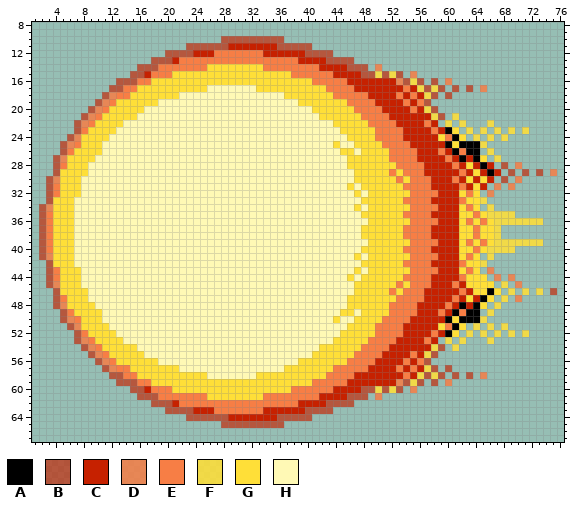
Sprite sheet -- android/assets/sprites/vegeta/ballVegeta.png. Above, as it was before the edit.
The file is 77x82 pixels. Shown: x 1..76, y 8..67.
Palette (. is transparent): A #000000  B #c62100a7  C #c62100  D #f67d44d7  E #f77e45  F #fede38df  G #ffdf38  H #fff9b5
Pixels before, first column x 2:
10 ..........................BBBBBBBBB.......................................
11 .....................BBBBBBCCCCCCCBBBBB...................................
12 ..................BBBBCCCEEEEEEECCCCCCBBBB................................
13 ................BBBCEEEEEEEEEEEEEEEEECCCCBBBB.............................
14 ..............BBBEEEEEEEGGGGGGGGEEEEEEEECCCCBBB.D.........................
15 .............BBCEEEGGGGGGGGGGGGGGGGGEEEEEECCCCBBFBFB.D....................
16 ...........BBBEEGGGGGGGGGGGGGGGGGGGGGGGEEEEECCCCCCCDBFB.B.D...............
17 ..........BBEEGGGGGGGGGGHHHHHHHGGGGGGGGGGEEEECCCCCCCECFBFB.B.B.D..........
18 .........BDEEGGGGGGGHHHHHHHHHHHHHHHGGGGGGGEEEEECCCCECECFB.B...............
19 ........BDEGGGGGGHHHHHHHHHHHHHHHHHHHHGGGGGGGEEEECCCCECEB..................
20 .......BDEGGGGGHHHHHHHHHHHHHHHHHHHHHHHHGGGGGGEEEECCCCECFB.................
21 ......BDEGGGGGHHHHHHHHHHHHHHHHHHHHHHHHHHGGGGGGEEEECCCCCCFB.F..............
22 .....BDEGGGGHHHHHHHHHHHHHHHHHHHHHHHHHHHHHHGGGGGEEEECCCCEC.F.F...F.........
23 .....BEGGGGHHHHHHHHHHHHHHHHHHHHHHHHHHHHHHHHGGGGGEEEECCCCECAG.F.F.F.F.F....
24 ....BDGGGGHHHHHHHHHHHHHHHHHHHHHHHHHHHHHHHHHHGGGGEEEECCCCCGEAG.F.F.F.......
25 ...BDEGGGHHHHHHHHHHHHHHHHHHHHHHHHHHHHHHHHHGHHGGGGEEEECCCCCAGAAAF..........
26 ...BEGGGGHHHHHHHHHHHHHHHHHHHHHHHHHHHHHHHHHHGGHGGGGEEEECCCECAEAA.F.........
27 ..BDGGGGHHHHHHHHHHHHHHHHHHHHHHHHHHHHHHHHHHHHGGGGGGEEEECCCCECACAG.F........
28 ..BEGGGHHHHHHHHHHHHHHHHHHHHHHHHHHHHHHHHHHHHHGGGGGGGEEEECCCCECGCAC.B.D.....
29 ..BGGGGHHHHHHHHHHHHHHHHHHHHHHHHHHHHHHHHHHHHHHGGGGGEGEEECCCCCECGCAC.B.B.B.D
30 .BDGGGHHHHHHHHHHHHHHHHHHHHHHHHHHHHHHHHHHHHHHHGGGGGGEGEEECCCECGCGC.B.D.....
31 .BEGGGHHHHHHHHHHHHHHHHHHHHHHHHHHHHHHHHHHHHHHGHGGGGGGEEEECCCCECGC.D.D......
32 .BEGGGHHHHHHHHHHHHHHHHHHHHHHHHHHHHHHHHHHHHHHHGHGGGGGGEEEECCCGEG.D.........
33 .BGGGHHHHHHHHHHHHHHHHHHHHHHHHHHHHHHHHHHHHHHHHHGGGGGGEEEECCCCEGGF..........
34 BDGGGHHHHHHHHHHHHHHHHHHHHHHHHHHHHHHHHHHHHHHHHGHGGGGGGEEEECCCGEG.F.........
35 BEGGGHHHHHHHHHHHHHHHHHHHHHHHHHHHHHHHHHHHHHHHHHGGGGGGEEEECCCCGGEGFFFF......
36 BEGGGHHHHHHHHHHHHHHHHHHHHHHHHHHHHHHHHHHHHHHHHHHGGGGGGEEEECCCGEGEGFFFFFFF..
37 BEGGGHHHHHHHHHHHHHHHHHHHHHHHHHHHHHHHHHHHHHHHHHGGGGGGEEEECCCCGGEGGF........
38 BEGGGHHHHHHHHHHHHHHHHHHHHHHHHHHHHHHHHHHHHHHHHHGGGGGGEEEECCCCGGEGGF........
39 BEGGGHHHHHHHHHHHHHHHHHHHHHHHHHHHHHHHHHHHHHHHHHHGGGGGGEEEECCCGEGEGFFFFFFF..
40 BEGGGHHHHHHHHHHHHHHHHHHHHHHHHHHHHHHHHHHHHHHHHHGGGGGGEEEECCCCGGEGFFFF......
41 BDGGGHHHHHHHHHHHHHHHHHHHHHHHHHHHHHHHHHHHHHHHHGHGGGGGGEEEECCCGEG.F.........
42 .BGGGHHHHHHHHHHHHHHHHHHHHHHHHHHHHHHHHHHHHHHHHHGGGGGGEEEECCCCEGGF..........
43 .BEGGGHHHHHHHHHHHHHHHHHHHHHHHHHHHHHHHHHHHHHHHGHGGGGGGEEEECCCGEG.D.........
44 .BEGGGHHHHHHHHHHHHHHHHHHHHHHHHHHHHHHHHHHHHHHGHGGGGGGEEEECCCCEGGG.D.D......
45 .BDGGGHHHHHHHHHHHHHHHHHHHHHHHHHHHHHHHHHHHHHHHGGGGGGEGEEECCCECGGGG.F.D.....
46 ..BGGGGHHHHHHHHHHHHHHHHHHHHHHHHHHHHHHHHHHHHHHGGGGGEGEEECCCCCECGGAG.F.F.F.B
47 ..BEGGGHHHHHHHHHHHHHHHHHHHHHHHHHHHHHHHHHHHHHGGGGGGGEEEECCCCECGCAG.F.D.....
48 ..BDGGGGHHHHHHHHHHHHHHHHHHHHHHHHHHHHHHHHHHHHGGGGGGEEEECCCCECACAG.F........
49 ...BEGGGGHHHHHHHHHHHHHHHHHHHHHHHHHHHHHHHHHHGGHGGGGEEEECCCECAEAA.F.........
50 ...BDEGGGHHHHHHHHHHHHHHHHHHHHHHHHHHHHHHHHHGHHGGGGEEEECCCCCAGAAAF..........
51 ....BDGGGGHHHHHHHHHHHHHHHHHHHHHHHHHHHHHHHHHHGGGGEEEECCCCCGEAG.F.F.F.......
52 .....BEGGGGHHHHHHHHHHHHHHHHHHHHHHHHHHHHHHHHGGGGGEEEECCCCECAG.F.F.F.F.F....
53 .....BDEGGGGHHHHHHHHHHHHHHHHHHHHHHHHHHHHHHGGGGGEEEECCCCEC.F.F...F.........
54 ......BDEGGGGGHHHHHHHHHHHHHHHHHHHHHHHHHHGGGGGGEEEECCCCCCFB.F..............
55 .......BDEGGGGGHHHHHHHHHHHHHHHHHHHHHHHHGGGGGGEEEECCCCECFB.................
56 ........BDEGGGGGGHHHHHHHHHHHHHHHHHHHHGGGGGGGEEEECCCCECEB..................
57 .........BDEEGGGGGGGHHHHHHHHHHHHHHHGGGGGGGEEEEECCCCECECFB.B...............
58 ..........BBEEGGGGGGGGGGHHHHHHHGGGGGGGGGGEEEECCCCCCCECFBFB.B.B.D..........
59 ...........BBBEEGGGGGGGGGGGGGGGGGGGGGGGEEEEECCCCCCCDBFB.B.D...............
60 .............BBCEEEGGGGGGGGGGGGGGGGGEEEEEECCCCBBFBFB.D....................
61 ..............BBBEEEEEEEGGGGGGGGEEEEEEEECCCCBBB.D.........................
62 ................BBBCEEEEEEEEEEEEEEEEECCCCBBBB.............................
63 ..................BBBBCCCEEEEEEECCCCCCBBBB................................
64 .....................BBBBBBCCCCCCCBBBBB...................................
65 ..........................BBBBBBBBB.......................................
After:
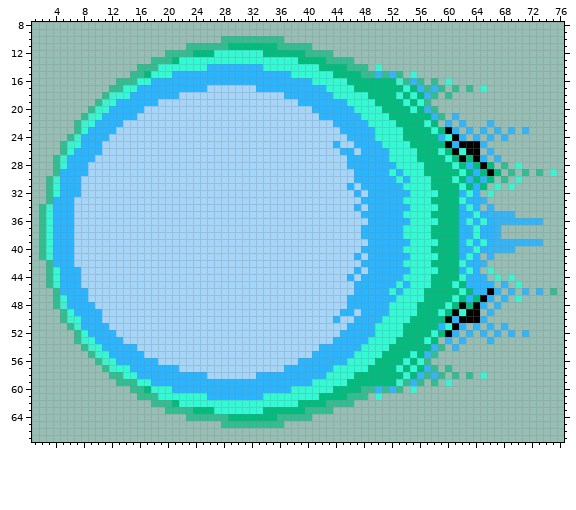
Changes in this commit:
colour B: #c62100a7 -> #00bd7ea7
colour C: #c62100 -> #00bd7e
colour D: #f67d44d7 -> #31f9d4d7
colour E: #f77e45 -> #32fad5
colour F: #fede38df -> #28b4ffdf
colour G: #ffdf38 -> #29b5ff
colour H: #fff9b5 -> #a5d6f9
Boxes around the changes in both pictures, in picture pixels (x1, y1, x2, y2):
changed: (39, 36, 557, 428)
